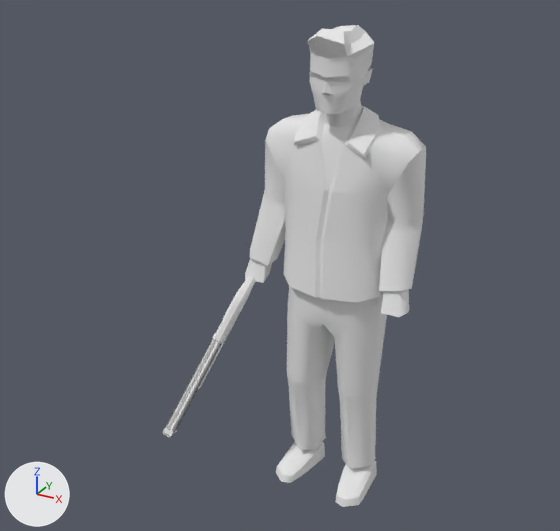
The FBX model Assets/bz_hero_01.fbx: old version first, new version second.
Both versions are drawn from a 50 mm camera at (1.16, -2.53, 2.24) aimed at (-0.2, -0.05, 1.0). The axes (+X, +Y, +Z) are drawn at lower left. The lights are the same throughout. Where no turn or scale is listed for an object, it has been applied to the vertices.

Objects in the first picture: 'bz_hero_01', 'bz_wp_shotgun_01'.
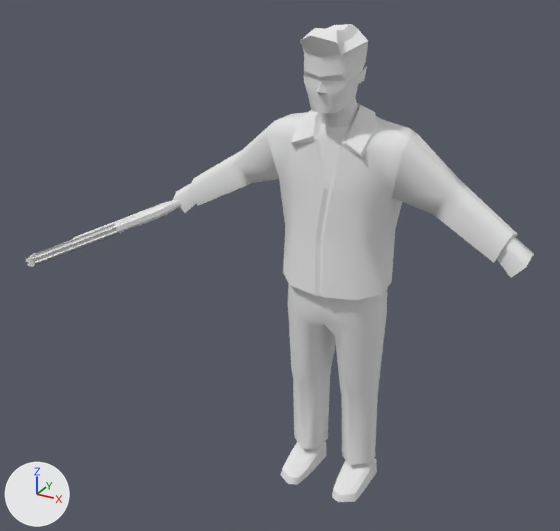
Commit message: hero update

Location of each change, (x1, y1, x2, y2) in pixels of the pictures (560 x 531 px):
'bz_hero_01', reshaped (99% wider): before (245, 25, 426, 507); after (173, 24, 534, 502)
'bz_wp_shotgun_01', reshaped (64% wider, 58% shorter): before (162, 276, 256, 438); after (26, 200, 181, 267)

What the commit changed:
me_cube_004 has 126 vertices, 134 faces and spans x 0.178..0.413, y -0.452..0.024, z -0.865..-0.212.
me_cube_004 is used by ob_bz_wp_shotgun_01; location (-0.725, 0.004, 1.16).
me_cube_004 part 1: the whole mesh is multiplied about its middle by the matrix ((0.682, 0.105, 0.724), (-0.042, 0.994, -0.104), (-0.73, 0.04, 0.682)), then moved by (-0.581, 0.083, 0.409).
me_cube_003 is used by ob_bz_hero_01; location (0.0, 0.0, 0.0).
me_cube_003 had 381 vertices, 758 faces and spanned x -0.38..0.34, y -0.16..0.19, z -0.01..1.92.
me_cube_003 now has 381 vertices, 758 faces and spans x -0.74..0.74, y -0.18..0.19, z 0.0..1.93.
me_cube_003 part 2: 367 of 381 vertices moved; they spanned x -0.38..0.34, y -0.16..0.19, z -0.01..1.92 and now span x -0.74..0.74, y -0.18..0.19, z 0.0..1.93; mean shift (0.0, 0.0, 0.03); largest move (0.32, 0.03, 0.89) -> (0.74, 0.09, 1.18).
